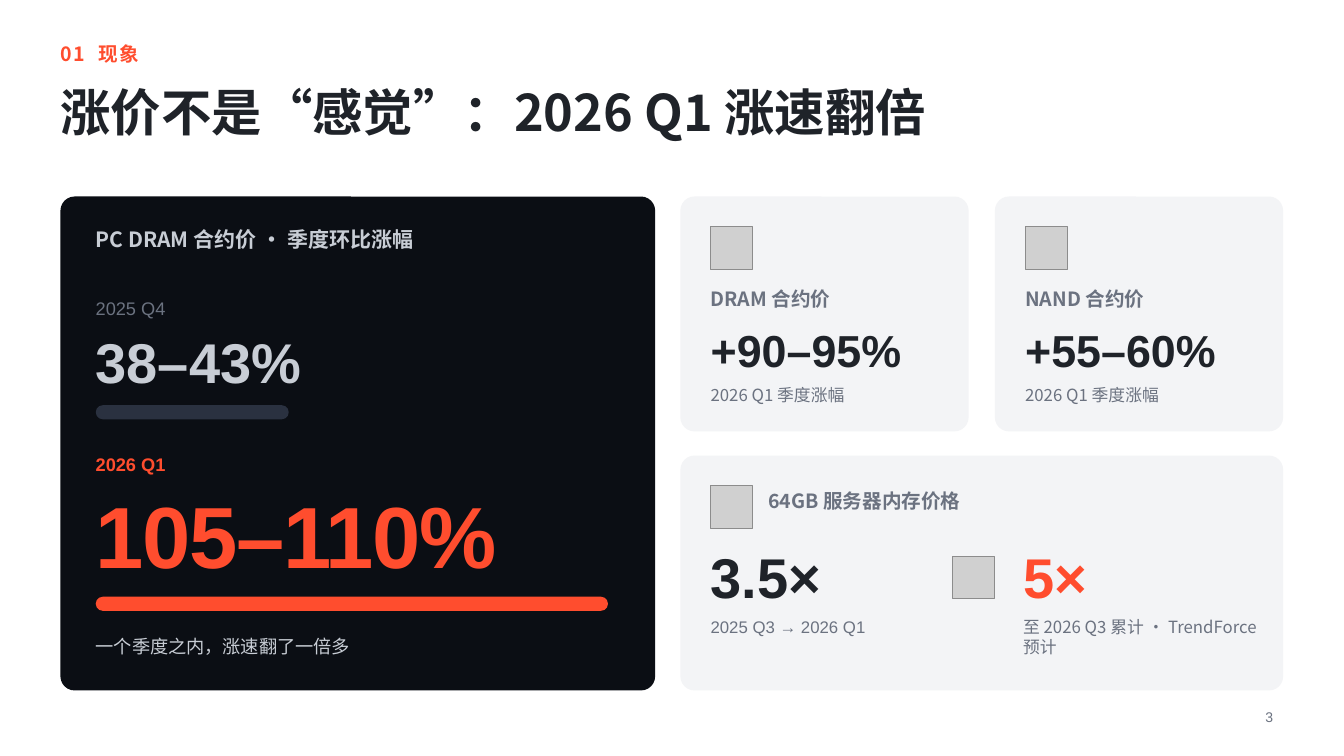
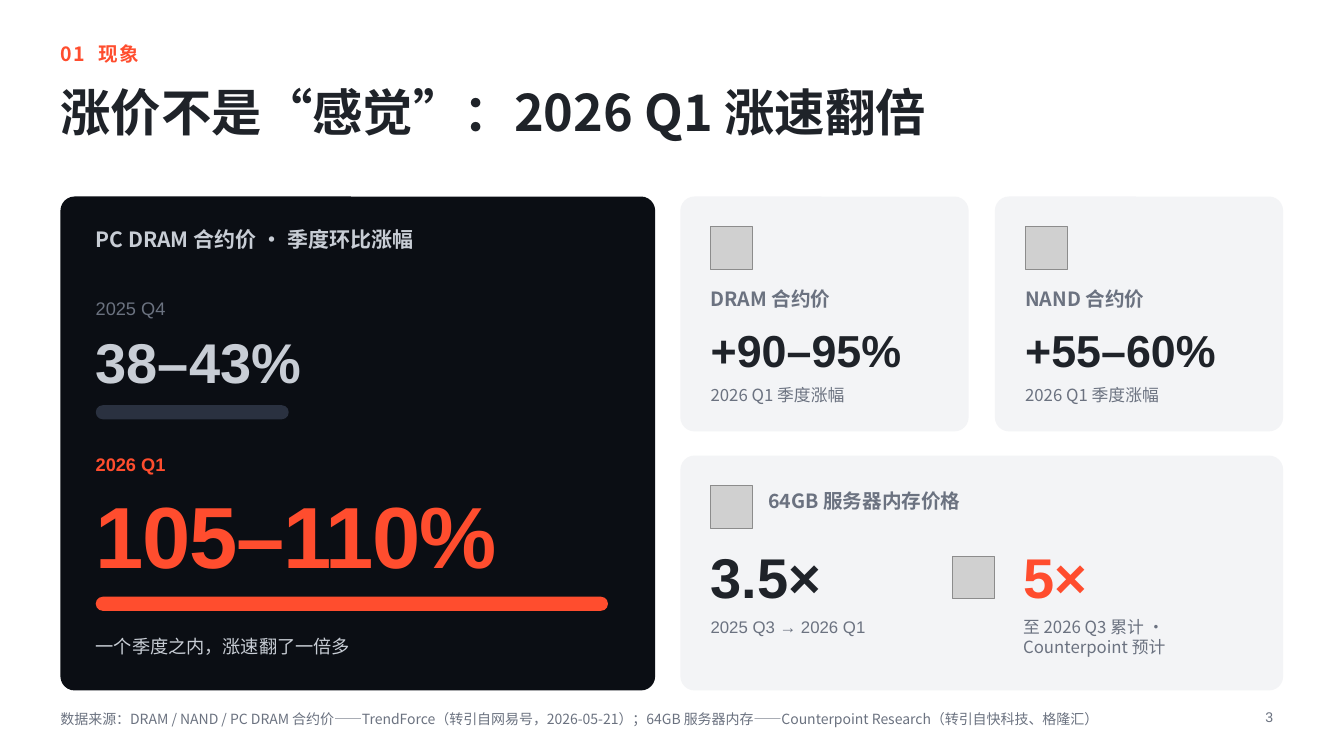
Before and after one commit to 1760139151lkh-ctrl/ppt-document, a slide deck: slide 3 of AI涨价的冷逻辑.pptx. Drawn at 1344x756 pixels with LibreOffice and Linux fonts; fonts in the diff are those of the drawing; grey boxes stand for pictures. Boxes give left, top, right and bottom in pixels: in the first picture for what was removed or moved away, otherwise in the second. Text is boxed around its words. In the diff, an @@ line names an element or a change of style, - is before the commit and + after.

```diff
--- a/AI涨价的冷逻辑.pptx
+++ b/AI涨价的冷逻辑.pptx
@@ text at (1023, 619, 1166, 657): text changed @@
-至 2026 Q3 累计 · TrendForce 预计
+至 2026 Q3 累计 · Counterpoint 预计
@@ text added at (60, 712, 1099, 727), 10 pt, text #6B7280 @@
+数据来源：DRAM / NAND / PC DRAM 合约价——TrendForce（转引自网易号，2026-05-21）；64GB 服务器内存——Counterpoint Research（转引自快科技、格隆汇）
```
Also in this commit, not shown: 12 other slides changed, 1 slide added, 1 other file.
